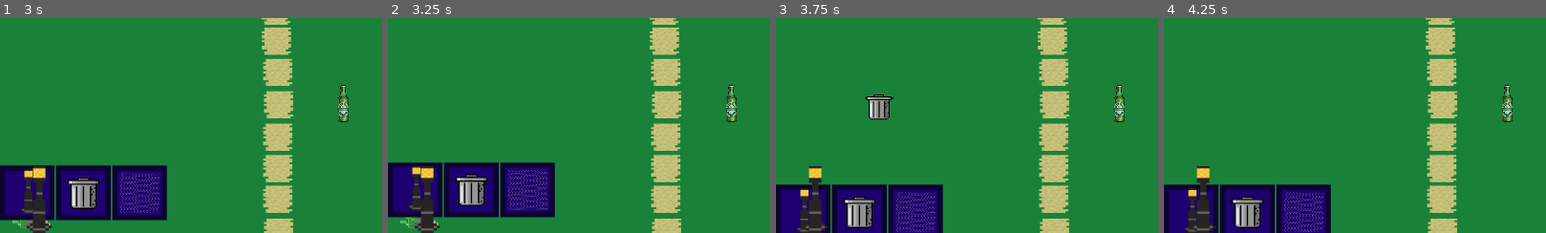
Above: before the commit, frames 1-4 (left to right).
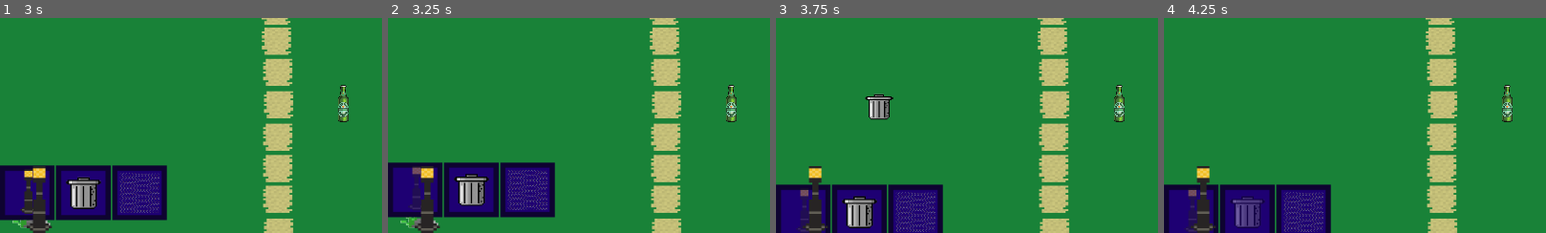
Above: after the commit, the same moments.

Repository: SkinnyJeansPear/PX-Group-2-Repo
Game: Godot game, scene res://Scenes/main_menu.tscn
The game is run twice, just before and just after one commit, with the same random seed, the same clock (stepped at 60 frames per second) and the same inputs.
Inputs (mouse positions are % of the whole screen's width and height, from its top left):
- Up to frame 1 (3 s): click "Tutorial" at 0.5 s; tap Enter at 1.25 s; drag from (74, 66) to (60, 28) at 1.27 s; drag from (53, 48) to (45, 70) at 2.02 s; move the mouse to (4, 90) at 2.77 s; click (4, 90) at 2.92 s
- Up to frame 2 (3.25 s): no input
- Up to frame 3 (3.75 s): drag from (11, 90) to (20, 35) at 3.52 s
- Up to frame 4 (4.25 s): no input
The pictures show only the part of the screen within x 0-50%, y 50-100%; the shares and areas given below are measured in that part.

Frame 1 is identical in both runs. In frame 2, 0.4% of the frame differs, in the area x 5-9%, y 69-90%; in frame 3, 0.3%; in frame 4, 1.4%, in the area x 5-27%, y 80-100%.

Commit message:
made every object only dragged once

Diff:
--- a/Scenes/Levels/Tutorial.tscn
+++ b/Scenes/Levels/Tutorial.tscn
@@ -107,7 +107,7 @@
 texture = ExtResource("7_v6tyg")
 expand_mode = 1
 script = ExtResource("9_1wrtt")
-max_count = 2
+max_count = 1
 object_scale = Vector2(1.5, 1.5)
 
 [node name="TextureRect2" type="TextureRect" parent="NavBar/ScrollContainer/HBoxContainer"]
@@ -131,7 +131,7 @@
 texture = ExtResource("9_1odfw")
 expand_mode = 1
 script = ExtResource("9_1wrtt")
-max_count = 2
+max_count = 1
 object_scale = Vector2(0.8, 0.8)
 
 [node name="TextureRect3" type="TextureRect" parent="NavBar/ScrollContainer/HBoxContainer"]
